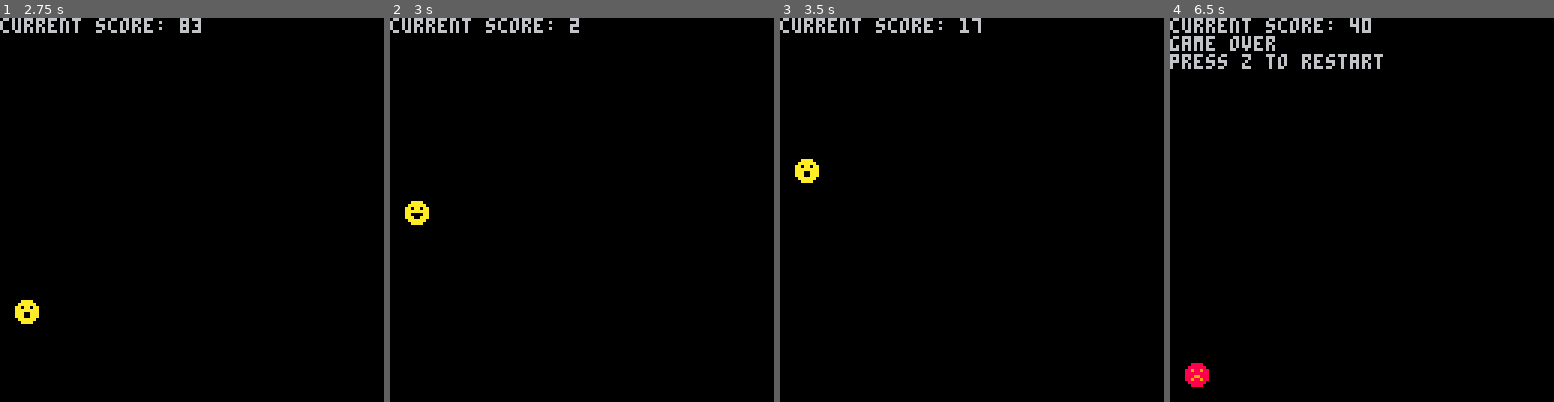
Above: before the commit, frames 1-4 (left to right).
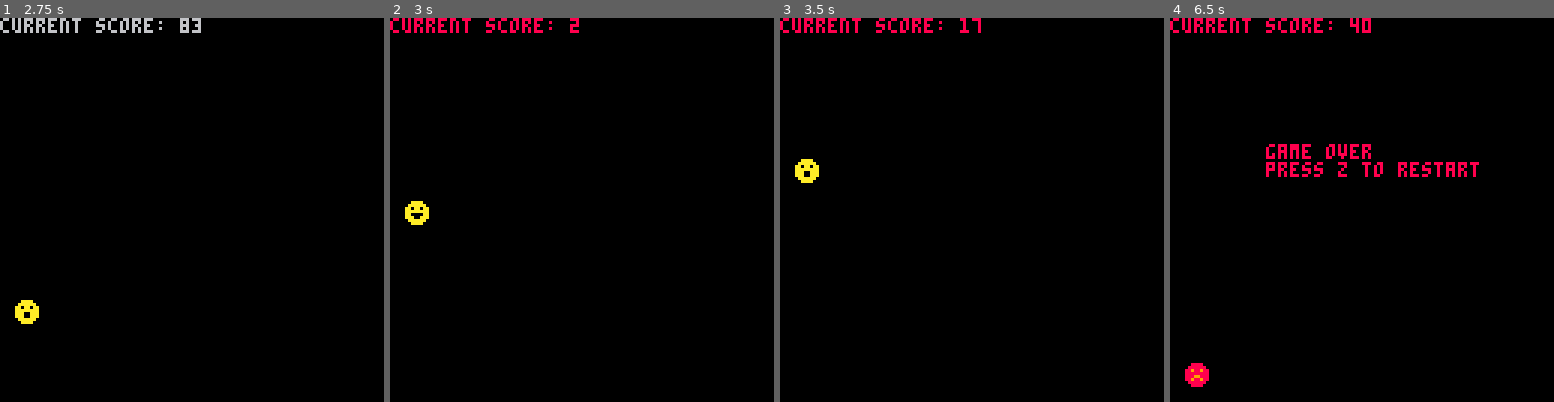
Above: after the commit, the same moments.

Repository: TechyTrickster/pico-8-game
Game: PICO-8 cartridge pico-flapper.p8
The game is run twice, just before and just after one commit, with the same random seed, the same clock (stepped at 60 frames per second) and the same inputs.
Inputs:
- Up to frame 1 (2.75 s): tap X (X key) at 0.33, 1.07, 1.85 s; tap O (Z key) at 0.7, 1.7, 2.1, 2.5 s
- Up to frame 2 (3 s): tap O (Z key) at 2.9 s; tap X (X key) at 2.97 s
- Up to frame 3 (3.5 s): tap O (Z key) at 3.3 s
- Up to frame 4 (6.5 s): tap O (Z key) every 0.4 s from 3.7 to 6.1 s; tap X (X key) at 4.08, 5.2, 6.32 s

Frame 1 is identical in both runs. In frame 2, 0.8% of the frame differs, in the area x 0-50%, y 0-4%; in frame 3, 0.8%; in frame 4, 3.6%, in the area x 0-81%, y 0-42%.

Commit message:
centered game over screen, made it red. started writing collision code

Diff:
--- a/pico-flapper.p8
+++ b/pico-flapper.p8
@@ -101,8 +101,24 @@
 end
 
 
+function point_in_bounding_box(input, box)
+
+end
+
+
+function collision_detection()
+    for element in all(obstacles) do
+        player_top_left = {}
+        player_top_right = {}
+        player_bottom_left = {}
+        player_bottom_right = {}
+    end
+end
+
+
 function _update()
     if not game_over then
+        update_obstacles()
         accept_player_input()
         normal_game_tick()
     else
@@ -122,7 +138,7 @@
     if game_over then
         --player game over sequence, then reset with init
         sprite_number_to_draw = player.dead
-        print("game over")
+        print("game over", screen_width / 4, screen_height / 3, 8)
         print("press z to restart")
     elseif player.dy > 0 then
         --player is falling
